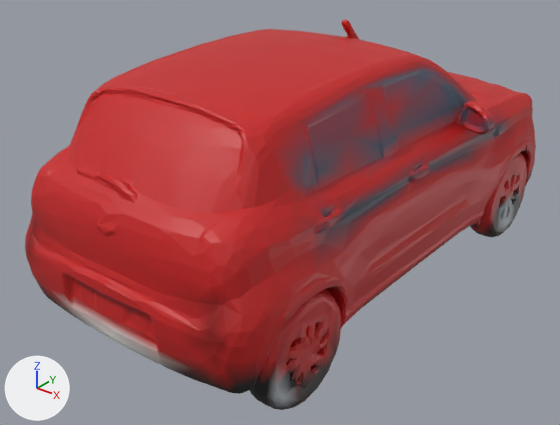
The glTF model public/assets/models/vehicles/pride_lod1.glb as it was, and as the next commit left it.
Rendered twice from a camera (50 mm lens) standing at (126.1, -179.2, 122.6) and looking at (-5.1, -15.1, 20.9). Lighting does not change. The marker at lower left points along +X, +Y and +Z. The first picture is the older version. Where no turn or scale is listed for an object, it has been applied to the vertices.

The older version as bpy lines, for what is in view:
```python
me_geometry_0 = bpy.data.meshes.new('geometry_0')
me_geometry_0.from_pydata(...)  # 7472 vertices, 15193 faces; spans x -44.0..45.0, y -86.0..86.0, z 0.0..75.0
me_geometry_0.materials.append(mat_geometry_0)
ob_geometry_0 = bpy.data.objects.new('geometry_0', me_geometry_0)
ob_geometry_0.location = (0.0, 0.0, 0.0)
```
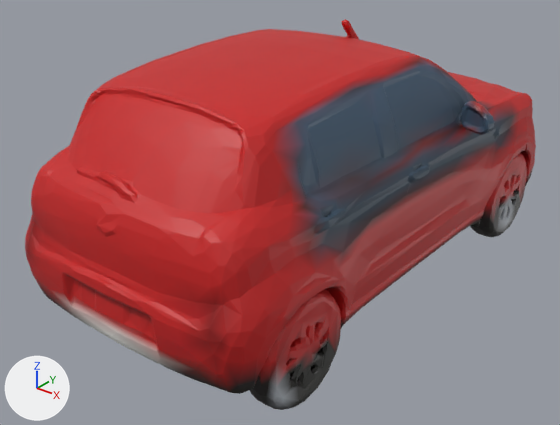
The change, as a list of edits to the scene's bpy script:
```text
Change me_geometry_0:
    where me_geometry_0.from_pydata(...)  # 7472 vertices, 15193 faces; spans x -44.0..45.0, y -86.0..86.0, z 0.0..75.0
    used by ob_geometry_0; location = (0.0, 0.0, 0.0)
    me_geometry_0 part 1: 5309 faces centred in x -44.0..44.0, y -84.0..82.0, z 0.0..70.0 are repainted in the vertex colours, in many colours
```

Location of each change, [x1, y1, x2, y2] in pixels of the pictures (560 x 425 px):
part 1 of me_geometry_0, recoloured: [274, 55, 531, 396] in both
